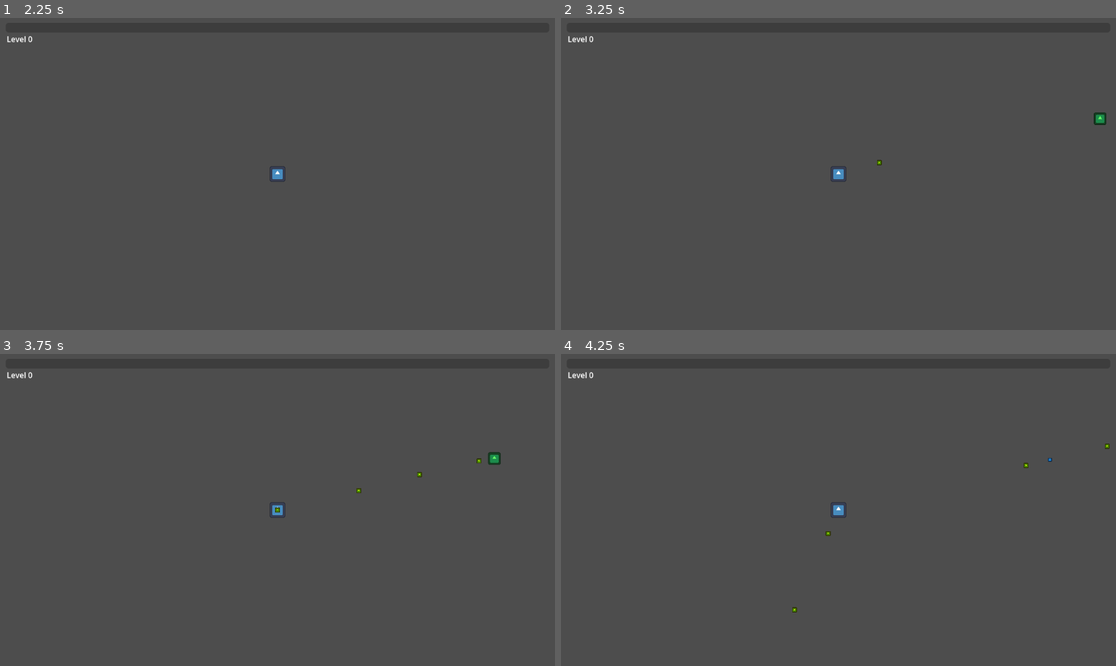
Above: before the commit, frames 1-4 (two rows, left to right).
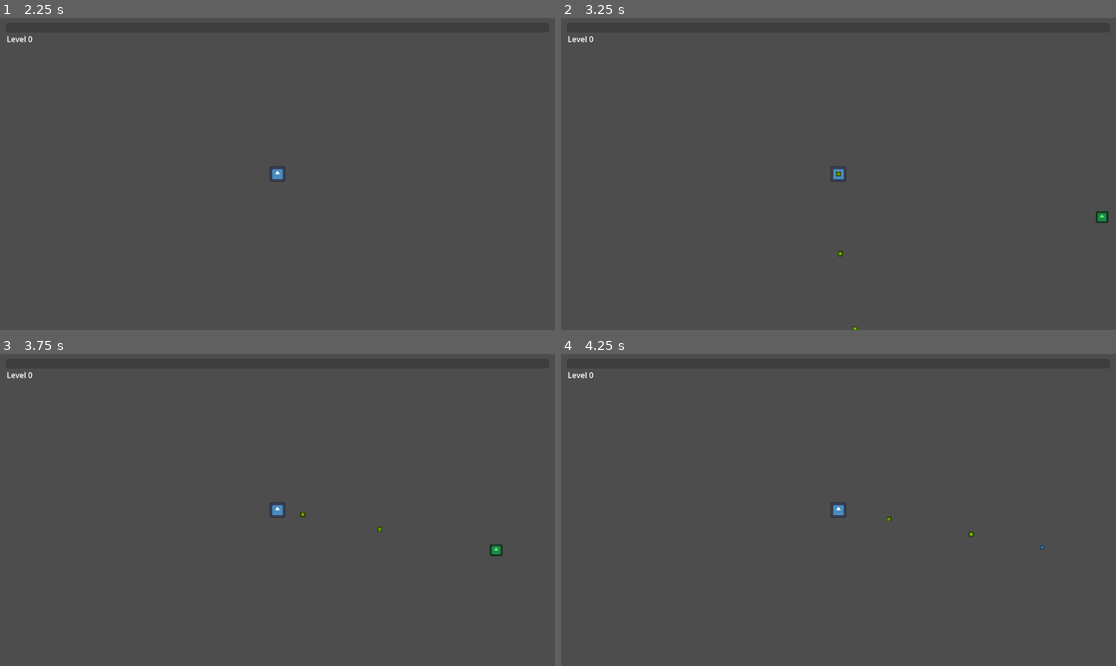
Above: after the commit, the same moments.

Repository: Garry-Systems/the-dead-shift
Game: Godot game, scene res://scenes/Main.tscn
Two runs of this game, one before a commit and one after it. Both use one fixed random seed, a clock stepped at 60 frames per second and the inputs below. The engine's default icon, where the game draws it, is replaced by a stand-in: a white triangle on a blue panel in a dark square.
Inputs (mouse positions are in pixels of both pictures, inside the frame that each line leads up to):
- Up to frame 1 (2.25 s): click "Pistol Balanced all-rounder" at 0.5 s; tap Enter at 1.25 s; move the mouse to (399, 158) at 1.27 s; hold D 1.28-2 s; click (399, 158) at 1.42 s; tap Space at 2 s; drag from (166, 189) to (249, 236) at 2.02 s
- Up to frame 2 (3.25 s): tap Enter at 2.75 s; move the mouse to (894, 105) at 2.77 s; hold D from 2.78 s (still down)
- Up to frame 3 (3.75 s): release D at 3.5 s; drag from (249, 572) to (333, 494) at 3.52 s
- Up to frame 4 (4.25 s): no input

Frame 1 is identical in both runs. In frame 2, 0.2% of the frame differs, in the area x 49-99%, y 30-100%; in frame 3, 0.3%, in the area x 49-91%, y 31-65%; in frame 4, 0.1%.

Commit message:
Phase 4 step 1: Spawner scales rate + bakes enemy stats by wave

Diff:
--- a/scripts/Spawner.gd
+++ b/scripts/Spawner.gd
@@ -1,5 +1,6 @@
 extends Node2D
-## Spawns enemies on a timer in a ring around the player.
+## Spawns enemies on a ring around the player. The spawn rate and each enemy's stats
+## come from the DifficultyManager autoload, so both ramp with the current wave.
 
 @export var enemy_scene: PackedScene
 var _player: Node2D
@@ -13,14 +14,17 @@
 		return
 
 	_timer += delta
-	if _timer < GameConfig.SPAWN_INTERVAL:
+	if _timer < DifficultyManager.spawn_interval():
 		return
 	_timer = 0.0
+	_spawn_enemy()
 
+func _spawn_enemy() -> void:
 	# Random point on a ring around the player, just off-screen.
 	var angle := randf_range(0.0, TAU)
 	var offset := Vector2(cos(angle), sin(angle)) * GameConfig.SPAWN_RADIUS
 
 	var enemy = enemy_scene.instantiate()
+	enemy.configure(DifficultyManager.enemy_stats())
 	get_tree().current_scene.add_child(enemy)
 	enemy.global_position = _player.global_position + offset
